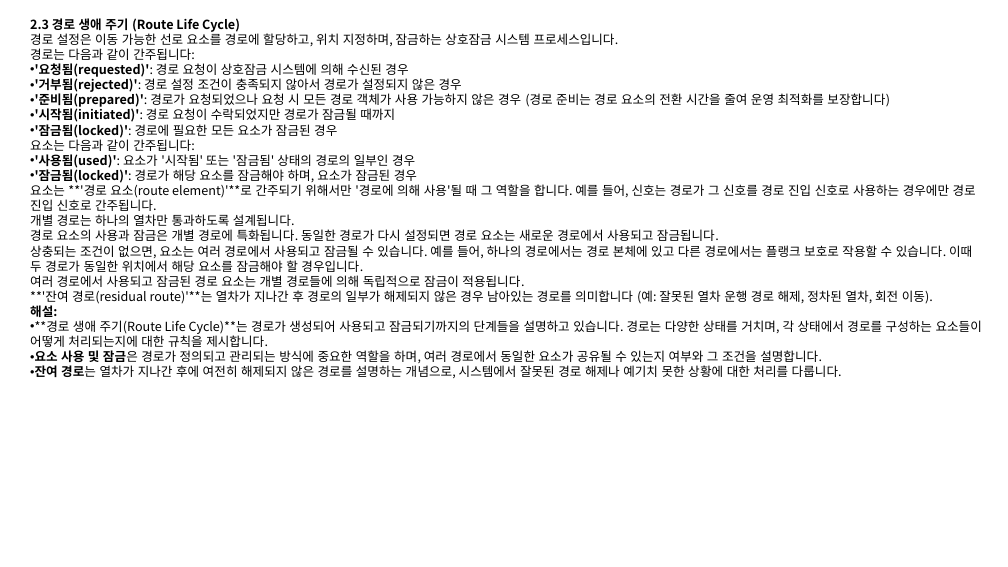
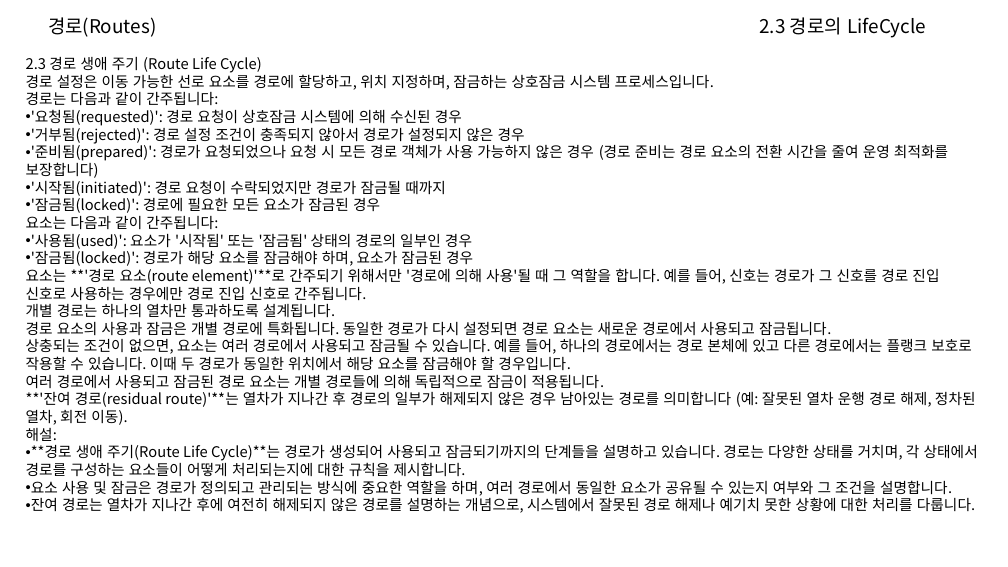
Before and after one commit to adamkim82/eulynx-docs, a slide deck: slide 6 of EULYNX(Eu.Doc.10)-도메인지식.pptx. Drawn at 1008x567 pixels with LibreOffice and Linux fonts; fonts in the diff are those of the drawing. Boxes give left, top, right and bottom in pixels: in the first picture for what was removed or moved away, otherwise in the second. Text is boxed around its words. In the diff, an @@ line names an element or a change of style, - is before the commit and + after.

```diff
--- a/EULYNX(Eu.Doc.10)-도메인지식.pptx
+++ b/EULYNX(Eu.Doc.10)-도메인지식.pptx
@@ text added at <box>48,17,156,37</box>, 18 pt, text #000000 @@
+경로(Routes)
@@ text added at <box>759,17,926,38</box>, 18 pt, text #000000 @@
+2.3 경로의 LifeCycle
@@ text "2.3 경로 생애 주기 (Route ...": place and size @@
-text "2.3 경로 생애 주기 (Route ..." at <box>30,18,982,378</box>
+text "2.3 경로 생애 주기 (Route ..." at <box>26,57,978,513</box>
@@ text "2.3 경로 생애 주기 (Route ..." at <box>26,57,978,513</box>: size 12 to 14 pt; bold off in "2.3 경로 생애 주기 (Route Life Cycle)", "'요청됨(requested)':", "'거부됨(rejected)':", "'준비됨(prepared)':" and 7 more places @@
```
Also in this commit, not shown: 7 other slides changed, 2 slides added.
